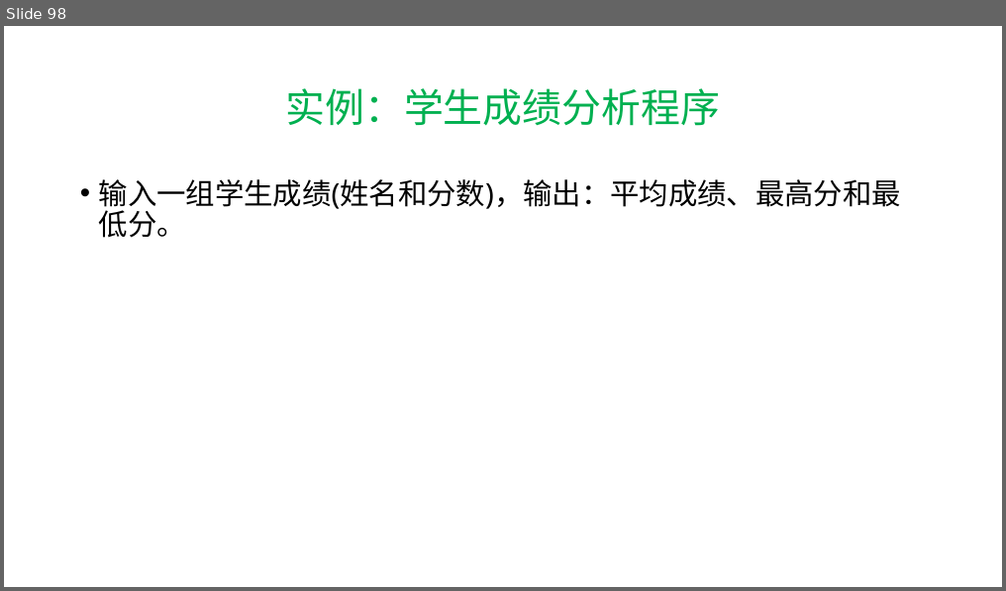
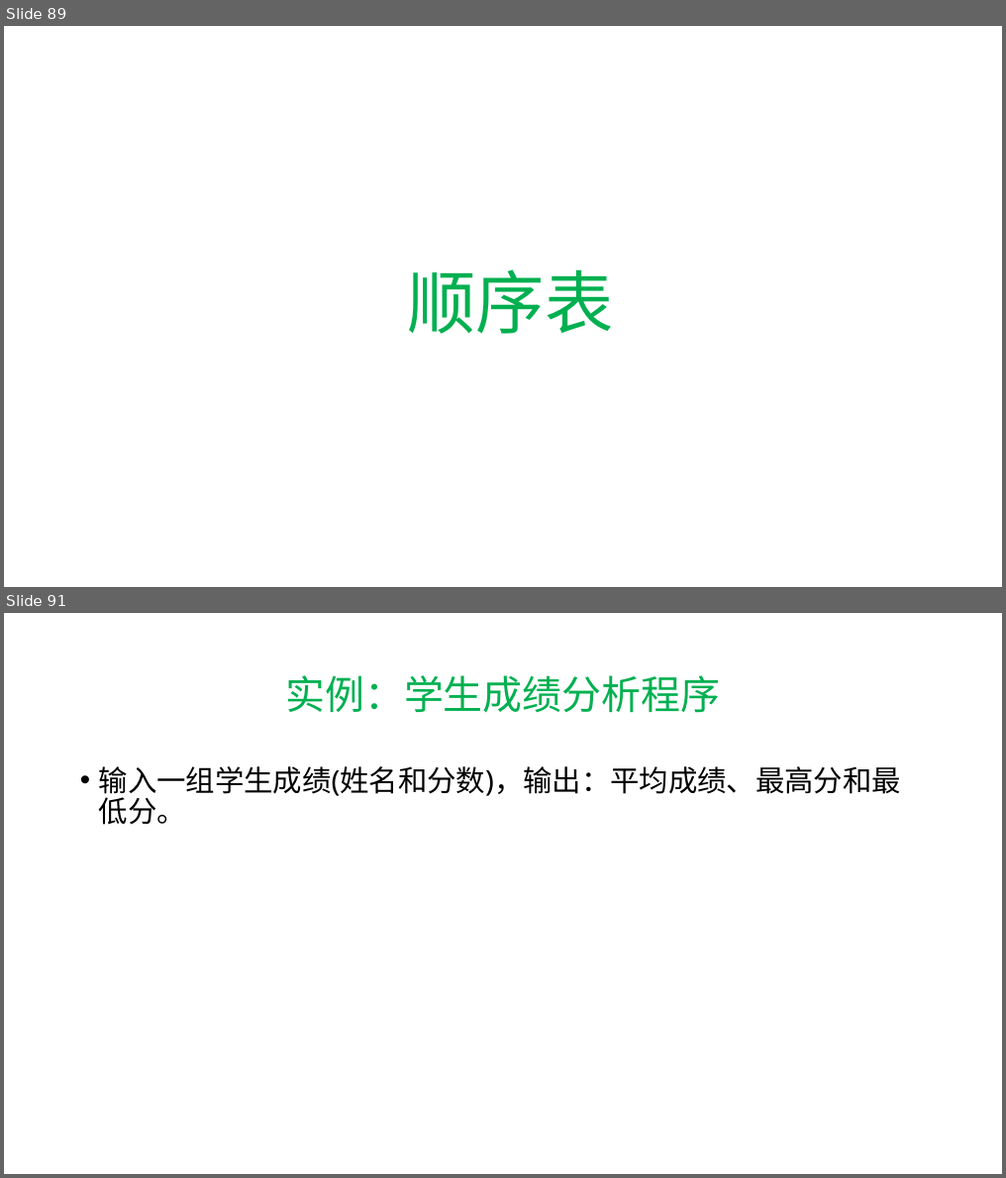
Before and after one commit to hwdong-net/cplusplus17, a slide deck: ppt/第7章 类和对象.pptx. Shown one above the other, each under a label of ours: slide 98 before the commit, slides 89 and 91 after it; the slides between them are not shown. The pictures are 1006x591 and 1006x1178 pixels, drawn with LibreOffice and Linux fonts; fonts in the diff are those of the drawing. Boxes give left, top, right and bottom in pixels: in the first picture for what was removed or moved away, otherwise in the second. Text is boxed around its words. In the diff, an @@ line names an element or a change of style, - is before the commit and + after.

```diff
--- a/ppt/第7章 类和对象.pptx
+++ b/ppt/第7章 类和对象.pptx
@@ slide 89 added at <box>4,26,1002,587</box>, background #FFFFFF @@
@@ title added at <box>408,270,614,334</box>, 66 pt, text #00B050 @@
+顺序表
@@ what was slide 98 is now slide 91 @@
```
Also in this commit, not shown: 11 slides changed, 3 other slides added, 15 slides removed.
